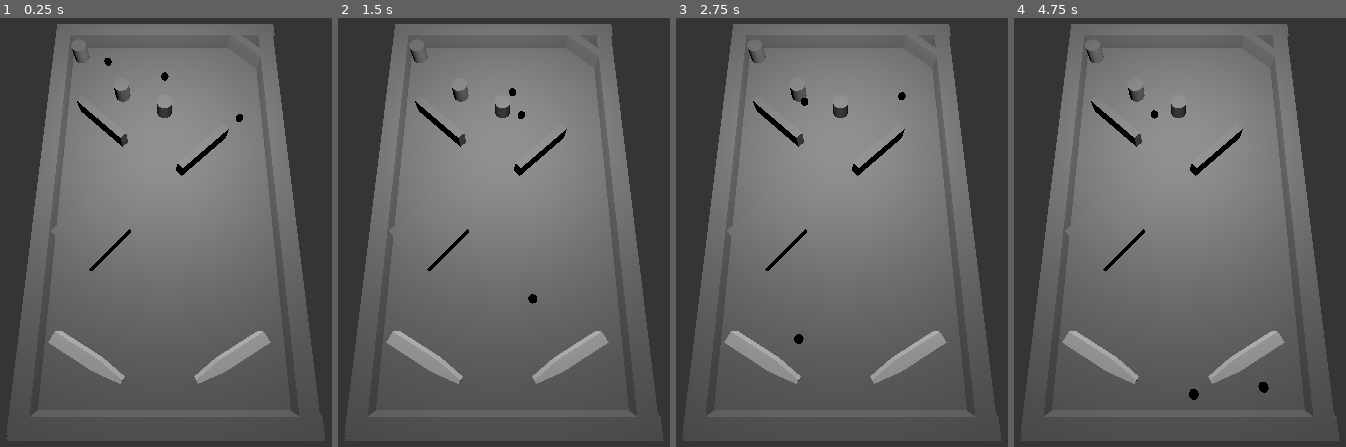
Above: before the commit, frames 1-4 (left to right).
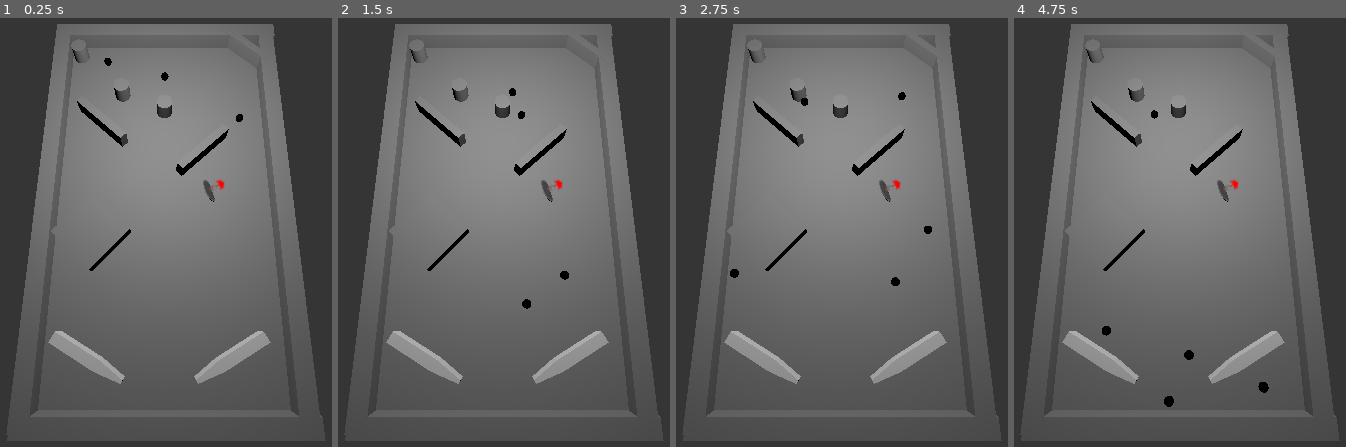
Above: after the commit, the same moments.

Repository: 2Sloppy4slime/Rolling-Heroes-Dev
Game: Godot game, scene res://scenes/base_flipper.tscn
Same seed, same stepped clock (60 frames per second), same inputs: the game is played once before the commit and once after it.
Inputs:
- Up to frame 1 (0.25 s): no input
- Up to frame 2 (1.5 s): hold D (nudge_right) 0.53-1.28 s; hold S (nudge_down) from 1.28 s (still down)
- Up to frame 3 (2.75 s): release S (nudge_down) at 2.03 s; hold D (nudge_right) from 2.03 s (still down)
- Up to frame 4 (4.75 s): release D (nudge_right) at 2.78 s; hold W (nudge_up) 2.78-3.53 s; hold A (nudge_left) from 3.53 s (still down)

The runs differ from the first frame. In frame 1, 0.1% of the frame differs, in the area x 61-68%, y 37-43%; in frame 2, 0.3%; in frame 3, 0.3%; in frame 4, 0.4%, in the area x 26-68%, y 37-91%.

Commit message:
ajouter pale
a fixer jsp pk ça casse

Diff:
--- a/scenes/base_flipper.tscn
+++ b/scenes/base_flipper.tscn
@@ -1,6 +1,7 @@
-[gd_scene load_steps=33 format=4 uid="uid://d4m22gwseevlt"]
+[gd_scene load_steps=34 format=4 uid="uid://d4m22gwseevlt"]
 
 [ext_resource type="PackedScene" uid="uid://rg8ng4maolo3" path="res://scenes/base_sphere.tscn" id="2_wflre"]
+[ext_resource type="PackedScene" uid="uid://fsfdv8ckeiyx" path="res://scenes/ball_spawner.tscn" id="2_xwrnc"]
 
 [sub_resource type="PhysicsMaterial" id="PhysicsMaterial_yemdt"]
 friction = 0.0
@@ -311,3 +312,6 @@
 [node name="CollisionShape3D" type="CollisionShape3D" parent="Flipper/PaleD"]
 transform = Transform3D(-0.5, 0, 0.8660253, 0, 1, 0, -0.8660253, 0, -0.5, 0.44242564, 0.17888272, 1.8355117)
 shape = SubResource("BoxShape3D_n1vkw")
+
+[node name="ball_spawn" parent="." instance=ExtResource("2_xwrnc")]
+transform = Transform3D(0.62724286, 0.77882373, 0, -0.77882373, 0.62724286, 0, 0, 0, 1, 0.5522971, 0.16599499, -0.001481019)
--- a/scripts/ball_spawner.gd
+++ b/scripts/ball_spawner.gd
@@ -2,15 +2,17 @@
 @onready var GAME_MANAGER = get_tree().root
 var ballscene = preload("res://scenes/base_sphere.tscn")
 
+var enabled =true
+
 func spawnball(ismulti=false):
-	var ball = ballscene.instantiate()
-	var impulse = Vector3(($vector_end.global_position.x-$vector_start.global_position.x) * ball.OG_STATS["launch_speed"] ,($vector_end.global_position.y-$vector_start.global_position.y) * ball.OG_STATS["launch_speed"],($vector_end.global_position.z-$vector_start.global_position.z) * ball.OG_STATS["launch_speed"])
-	ball.position = self.position
-	ball.apply_central_impulse(impulse)
-	GAME_MANAGER.add_child(ball)
+	if enabled:
+		var ball = ballscene.instantiate()
+		var impulse = Vector3(($vector_end.global_position.x-$vector_start.global_position.x) * ball.OG_STATS["launch_speed"] ,($vector_end.global_position.y-$vector_start.global_position.y) * ball.OG_STATS["launch_speed"],($vector_end.global_position.z-$vector_start.global_position.z) * ball.OG_STATS["launch_speed"])
+		ball.position = self.position
+		ball.apply_central_impulse(impulse)
+		GAME_MANAGER.add_child(ball)
 
 func _input(event):
 	#à changer, pour test pour l'instant
 	if event.is_action_pressed("nudge_right"):
-		print("right")
 		spawnball()
Not shown, added: art/3D/PALE.blend.import
Not shown, added: art/3D/PALE.blend
